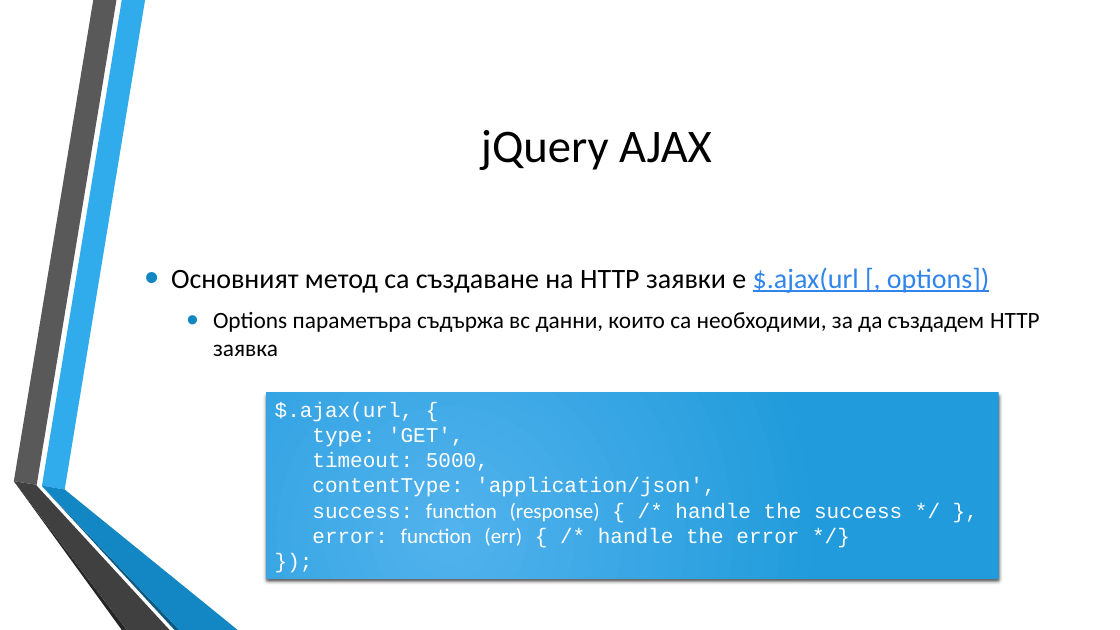
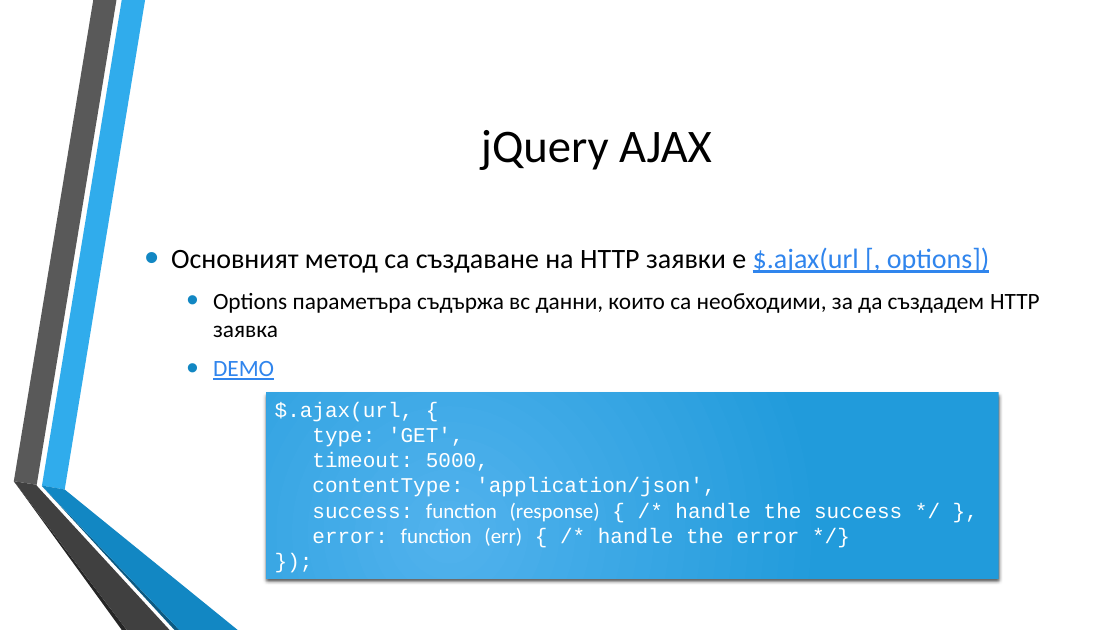
Before and after one commit to dnmitev/IT-Academy, a slide deck: slide 17 of JS Fundamentals/12. Async-JS/AsyncJS.pptx. Drawn at 1120x630 pixels with LibreOffice and Linux fonts; fonts in the diff are those of the drawing; background and template pictures are left out. Boxes give left, top, right and bottom in pixels: in the first picture for what was removed or moved away, otherwise in the second. Text is boxed around its words. In the diff, an @@ line names an element or a change of style, - is before the commit and + after.

```diff
--- a/JS Fundamentals/12. Async-JS/AsyncJS.pptx
+++ b/JS Fundamentals/12. Async-JS/AsyncJS.pptx
@@ text at [213, 361, 274, 380]: paragraph added @@
+  • DEMO
```
Also in this commit, not shown: 3 other slides changed, 3 slides added, 7 other files.
